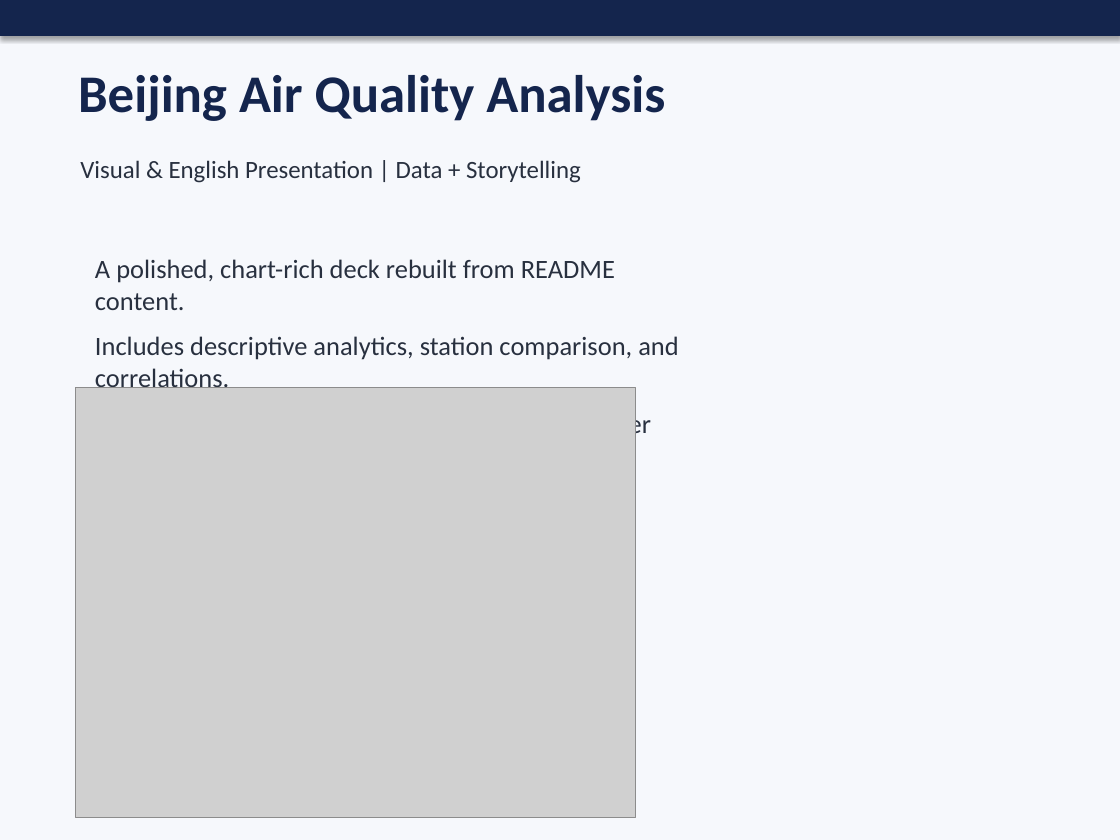
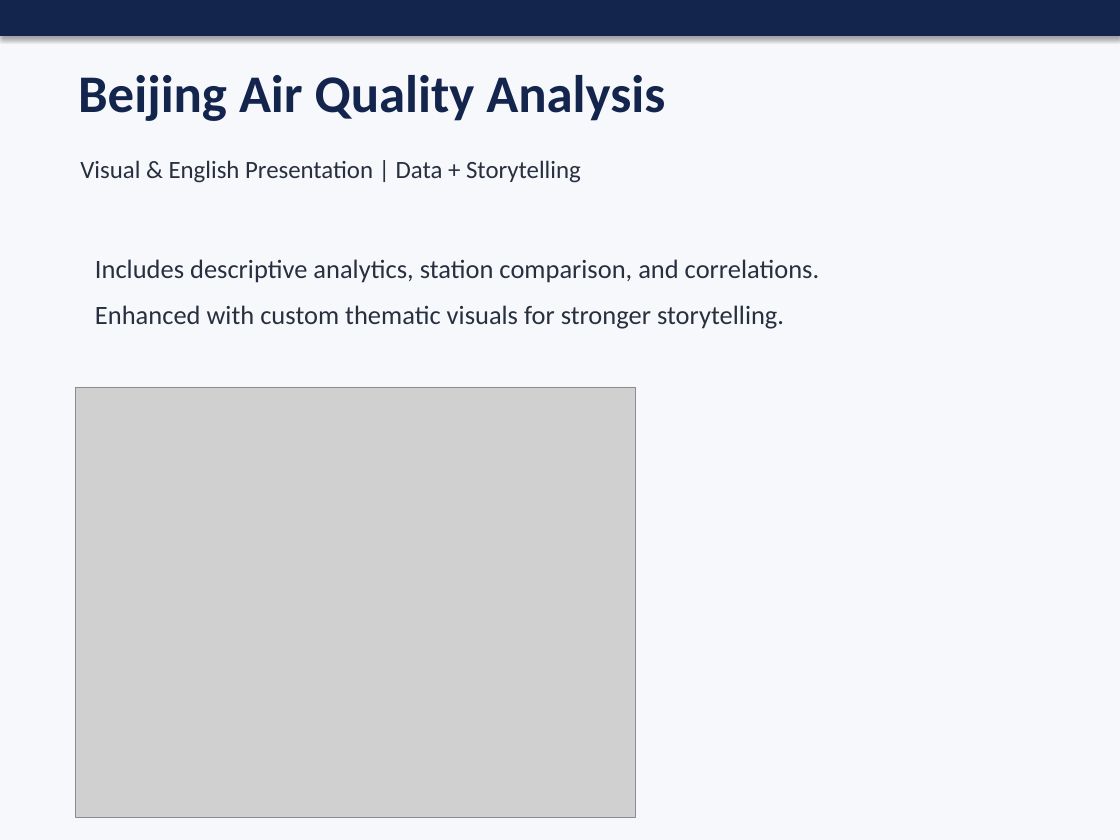
Before and after one commit to Mason-MSE/data_analysis, a slide deck: slide 1 of Beijing Air Pollution.pptx. Drawn at 1120x840 pixels with LibreOffice and Linux fonts; fonts in the diff are those of the drawing; grey boxes stand for pictures. Boxes give left, top, right and bottom in pixels: in the first picture for what was removed or moved away, otherwise in the second. Text is boxed around its words. In the diff, an @@ line names an element or a change of style, - is before the commit and + after.

Commit message:
Update Beijing Air Pollution presentation

```diff
--- a/Beijing Air Pollution.pptx
+++ b/Beijing Air Pollution.pptx
@@ text at (95, 259, 615, 310): paragraph removed @@
-A polished, chart-rich deck rebuilt from README content.
```
